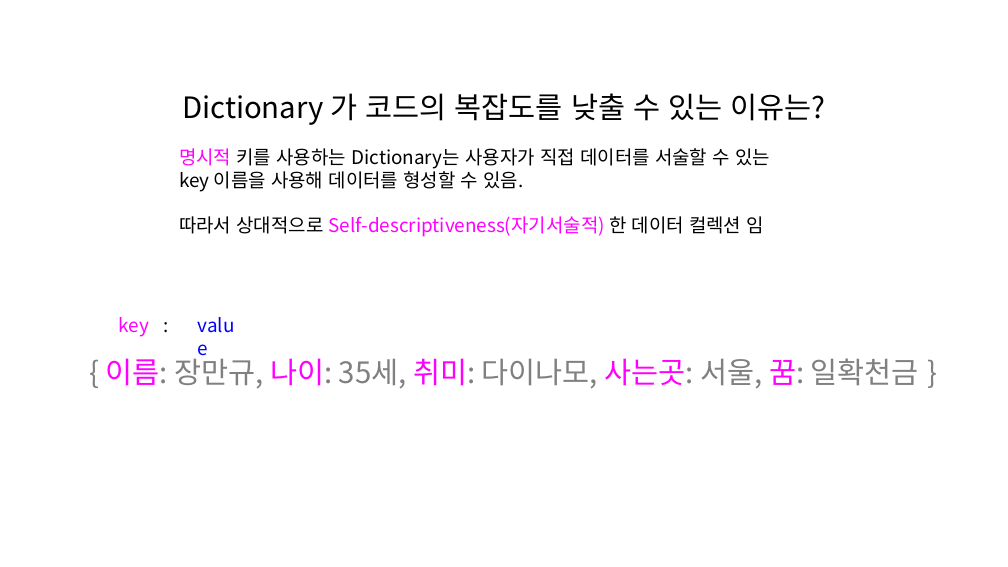
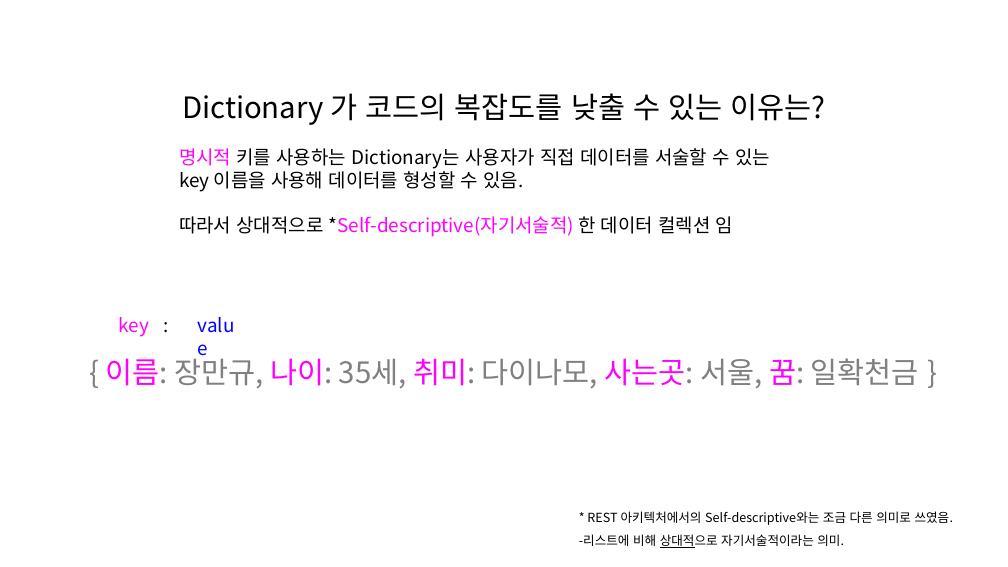
Before and after one commit to hnanmal/mQ, a slide deck: slide 20 of DynamoUserGroup/20221118_부산 세미나 준비/documentum/DynDict활용_발표자료.pptx. Drawn at 1008x567 pixels with LibreOffice and Linux fonts; fonts in the diff are those of the drawing. Boxes give left, top, right and bottom in pixels: in the first picture for what was removed or moved away, otherwise in the second. Text is boxed around its words. In the diff, an @@ line names an element or a change of style, - is before the commit and + after.

```diff
--- a/DynamoUserGroup/20221118_부산 세미나 준비/documentum/DynDict활용_발표자료.pptx
+++ b/DynamoUserGroup/20221118_부산 세미나 준비/documentum/DynDict활용_발표자료.pptx
@@ text at [179,216,733,237]: text changed @@
-따라서 상대적으로 Self-descriptiveness(자기서술적) 한 데이터 컬렉션 임
+따라서 상대적으로 *Self-descriptive(자기서술적) 한 데이터 컬렉션 임
@@ text added at [579,511,953,548], 12 pt, text #000000 @@
+* REST 아키텍처에서의 Self-descriptive와는 조금 다른 의미로 쓰였음.
+-리스트에 비해 상대적으로 자기서술적이라는 의미.
```
Also in this commit, not shown: 9 other slides changed, 3 slides added, 2 other files.
